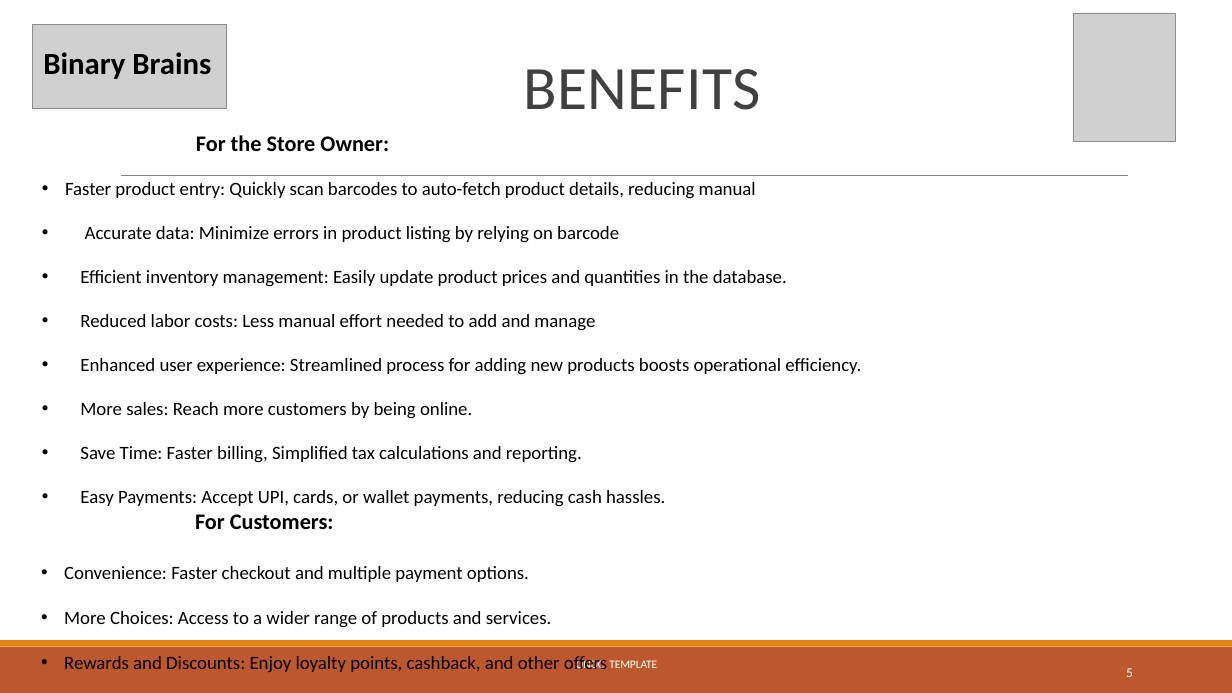
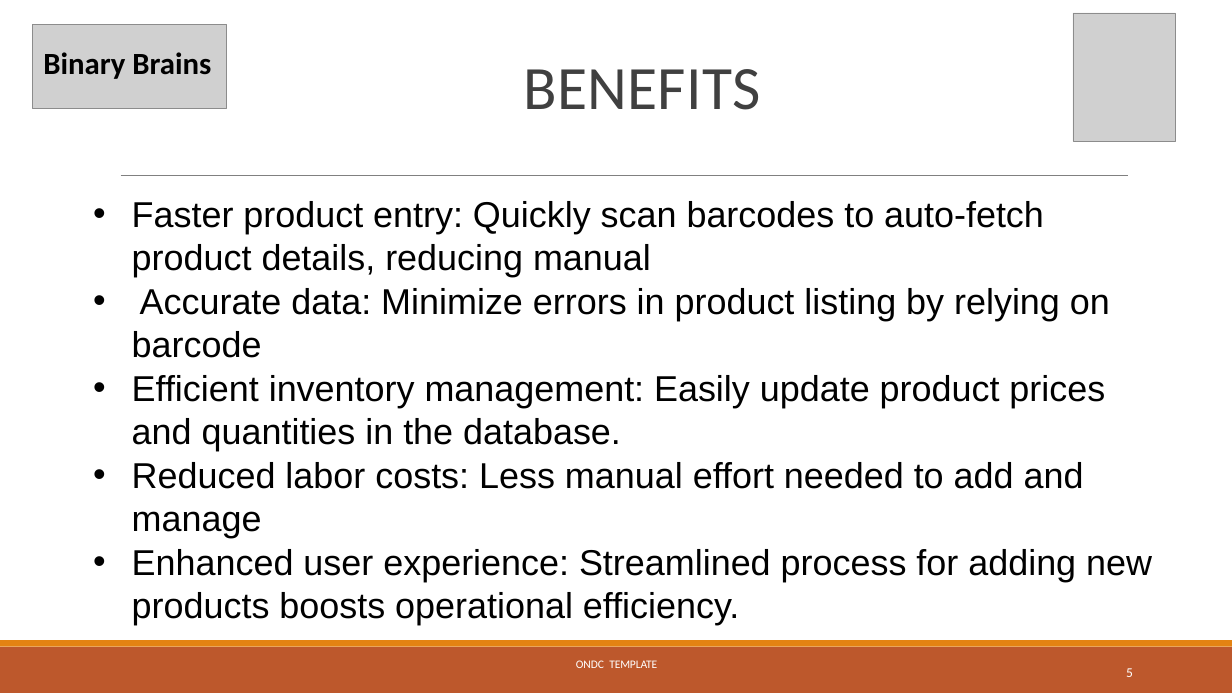
Before and after one commit to mehrshadnava/ONDC-Hackathon, a slide deck: slide 5 of kirana bazaar.pptx. Drawn at 1232x693 pixels with LibreOffice and Linux fonts; fonts in the diff are those of the drawing; grey boxes stand for pictures. Boxes give left, top, right and bottom in pixels: in the first picture for what was removed or moved away, otherwise in the second. Text is boxed around its words. In the diff, an @@ line names an element or a change of style, - is before the commit and + after.

```diff
--- a/kirana bazaar.pptx
+++ b/kirana bazaar.pptx
@@ text at <box>196,135,389,151</box>: paragraph removed @@
-For the Store Owner:
@@ text "Faster product entry: Quickly scan ...": place and size @@
-text "Faster product entry: Quickly scan ..." at <box>64,135,861,672</box>
+text "Faster product entry: Quickly scan ..." at <box>132,201,1152,625</box>
@@ text "Faster product entry: Quickly scan ..." at <box>132,201,1152,625</box>: size 22 to 42 pt, font Calibri to Arial; indent changed @@
@@ text at <box>64,402,665,672</box>: paragraphs removed @@
-• More sales: Reach more customers by being online.
-• Save Time: Faster billing, Simplified tax calculations and reporting.
-• Easy Payments: Accept UPI, cards, or wallet payments, reducing cash hassles.
-For Customers:
-• Convenience: Faster checkout and multiple payment options.
-• More Choices: Access to a wider range of products and services.
-• Rewards and Discounts: Enjoy loyalty points, cashback, and other offers
```
Also in this commit, not shown: 1 other slide changed, 1 other file.
